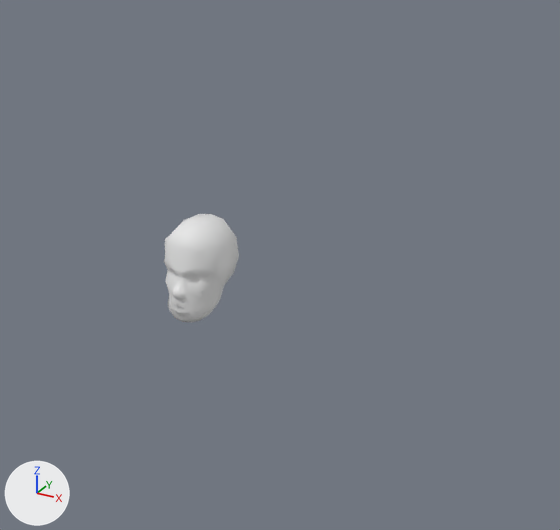
An edit to the Blender file trunk/data/blender/yagor/yagor.blend, drawn before and after from the same camera.
Both versions are drawn from a camera (50 mm lens) standing at (18.8, -26.5, 14.3) and looking at (3.7, 1.0, 0.5). The axes (+X, +Y, +Z) are drawn at lower left. The lights are the same throughout. Materials are left out; every surface is plain grey.
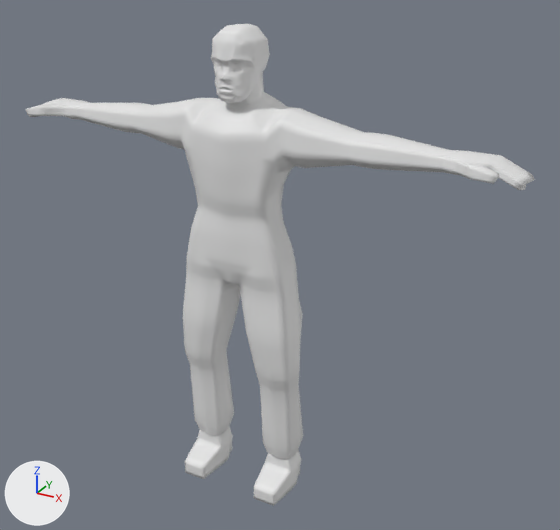
Commit message: - added body

What differs and where, as boxes [x1, y1, x2, y2] in the pictures (560 x 530 px):
'Plane.001', added
    after: [26, 72, 535, 506]
'Plane', reshaped, moved (21% narrower, 27% shorter)
    before: [164, 214, 239, 323]
    after: [211, 24, 270, 103]

The change, as a diff of the scene's bpy script:
```diff
--- a/trunk/data/blender/yagor/yagor.blend.py
+++ b/trunk/data/blender/yagor/yagor.blend.py
@@ me_plane @@
 # used by ob_plane; location = (0.0, 0.0, 0.0)
-me_plane.from_pydata(...)  # 161 vertices, 172 faces; spans x -1.51..1.52, y -1.86..2.16, z -2.2..2.28
+me_plane.from_pydata(...)  # 161 vertices, 172 faces; spans x -1.04..1.04, y -1.08..1.41, z -1.43..1.48
+# me_plane part 1: 161 of 161 vertices moved; they spanned x -1.51..1.52, y -1.86..2.16, z -2.2..2.28 and now span x -1.04..1.04, y -1.08..1.41, z -1.43..1.48; mean shift (0.0, 0.29, 0.07); largest move (0.0, -1.34, -2.17) -> (0.0, -0.74, -1.41)
@@ me_plane_001 @@
+me_plane_001.from_pydata(...)  # 439 vertices, 438 faces; spans x -11.7..11.7, y -1.7..1.8, z -19.6..-0.2
+me_plane_001.polygons.foreach_set('use_smooth', [True] * 438)
@@ ob_plane @@
 ob_plane = bpy.data.objects.new('Plane', me_plane)
-ob_plane.location = (0.0, 0.0, 0.0)
+ob_plane.location = (2.4, -0.09, 9.29)
@@ ob_plane_001 @@
+ob_plane_001 = bpy.data.objects.new('Plane.001', me_plane_001)
+ob_plane_001.location = (2.4, -0.09, 9.29)
+_m = ob_plane_001.modifiers.new('Subdivision', 'SUBSURF')
+_m.subdivision_type = 'SIMPLE'
+_m.render_levels = 4
```
